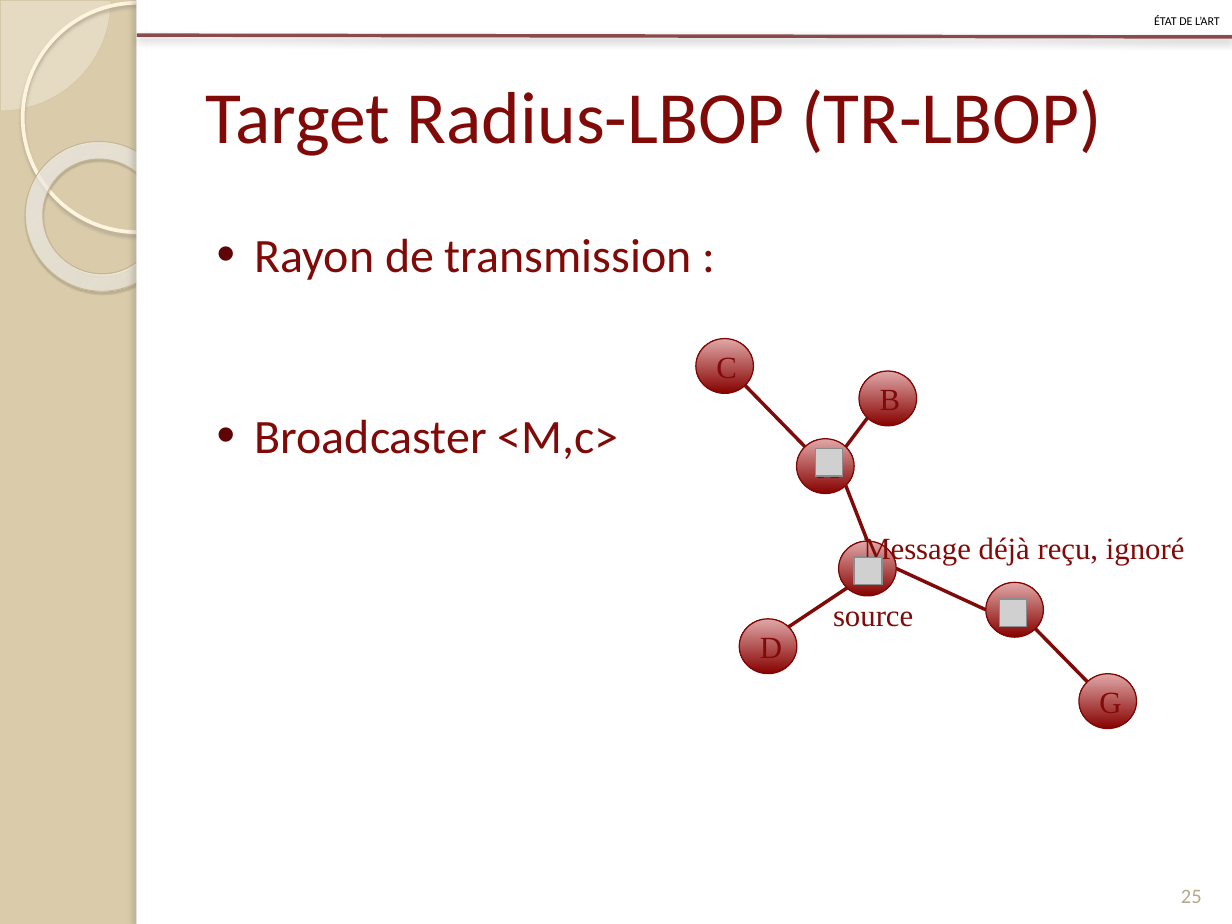
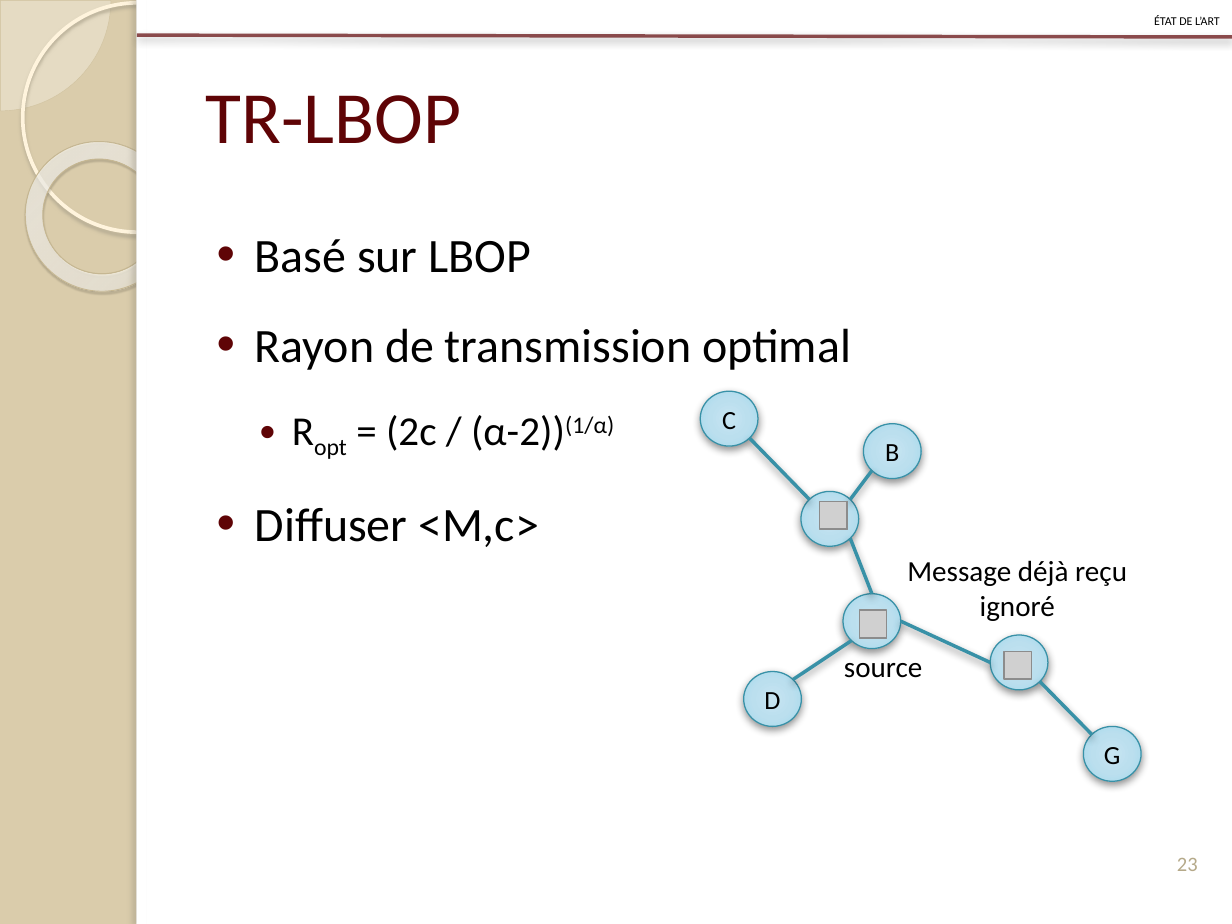
Before and after one commit to Patre/Energy-saving-in-sensors--networks, a slide deck: slide 23 of Redaction/Presentation/pres.pptx (slide 25 before the commit). Drawn at 1232x924 pixels with LibreOffice and Linux fonts; fonts in the diff are those of the drawing; grey boxes stand for pictures. Boxes give left, top, right and bottom in pixels: in the first picture for what was removed or moved away, otherwise in the second. Text is boxed around its words. In the diff, an @@ line names an element or a change of style, - is before the commit and + after.

```diff
--- a/Redaction/Presentation/pres.pptx
+++ b/Redaction/Presentation/pres.pptx
@@ title at (206, 95, 462, 144): text changed; text colour #800A07 to #5F0406 @@
-Target Radius-LBOP (TR-LBOP)
+TR-LBOP
@@ text at (255, 239, 851, 547): text changed; text colour #800A07 to #000000 @@
-• Rayon de transmission :
-• Broadcaster <M,c>
+• Basé sur LBOP
+• Rayon de transmission optimal
+  • Ropt = (2c / (α-2))(1/α)
+• Diffuser <M,c>
@@ line removed from (745, 386) to (804, 447) @@
@@ line moved from (846, 485) - (867, 541) to (749, 439) - (809, 499) @@
@@ line (749, 439) - (809, 499): stroke #800A07 2.01 pt to #3891A7 2 pt @@
@@ size 18 to 15.3 pt, font Times New Roman to Calibri, text colour #800A07 to #000000; fill gradient #860200 to #E0A8A8 to gradient #C9E6F2 to #BBE0EF to #A4D8ED to #9BD7EE; outline #800603 0.74 pt to #3891A7 0.75 pt; shadow on in 7 elements at (991, 634, 1048, 690), (801, 492, 859, 547), (1083, 727, 1141, 782), (843, 594, 901, 649), (700, 392, 758, 447), (744, 671, 802, 727), (864, 424, 922, 479) @@
@@ 6 ellipses, 5 pictures, 4 lines: place and size @@
-6 ellipses, 5 pictures, 4 lines at (696, 339, 1137, 728)
+6 ellipses, 5 pictures, 4 lines at (700, 392, 1141, 782)
@@ line (850, 499) - (872, 471): stroke #800A07 2.01 pt to #3891A7 2 pt @@
@@ line added from (850, 538) to (872, 594), #3891A7 2 pt @@
@@ text at (907, 560, 1127, 621): text changed; size 18 to 17 pt; font Times New Roman to Calibri; text colour #800A07 to #000000 @@
-Message déjà reçu, ignoré
+Message déjà reçu
+ignoré
@@ line (901, 621) - (991, 663): stroke #800A07 2.01 pt to #3891A7 2 pt @@
@@ line (793, 680) - (851, 641): stroke #800A07 2.01 pt to #3891A7 2 pt @@
@@ text "source": place and size @@
-text "source" at (833, 611, 913, 627)
+text "source" at (844, 653, 923, 678)
@@ text "source" at (844, 653, 923, 678): size 18 to 17 pt, font Times New Roman to Calibri, text colour #800A07 to #000000 @@
@@ 2 pictures, 1 ellipse: place and size @@
-2 pictures, 1 ellipse at (816, 450, 1044, 637)
+2 pictures, 1 ellipse at (819, 501, 1048, 690)
@@ line (1040, 681) - (1092, 734): stroke #800A07 2.01 pt to #3891A7 2 pt @@
@@ page number at (1177, 858, 1198, 871): text changed @@
-25
+23
```
Also in this commit, not shown: 12 other slides changed, 10 slides added, 4 slides removed, 8 other files.
